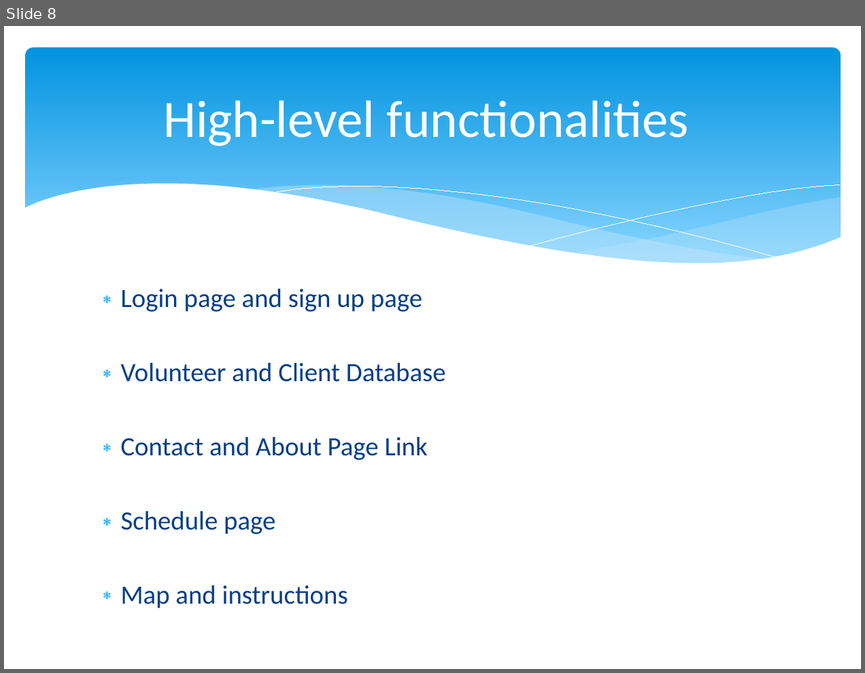
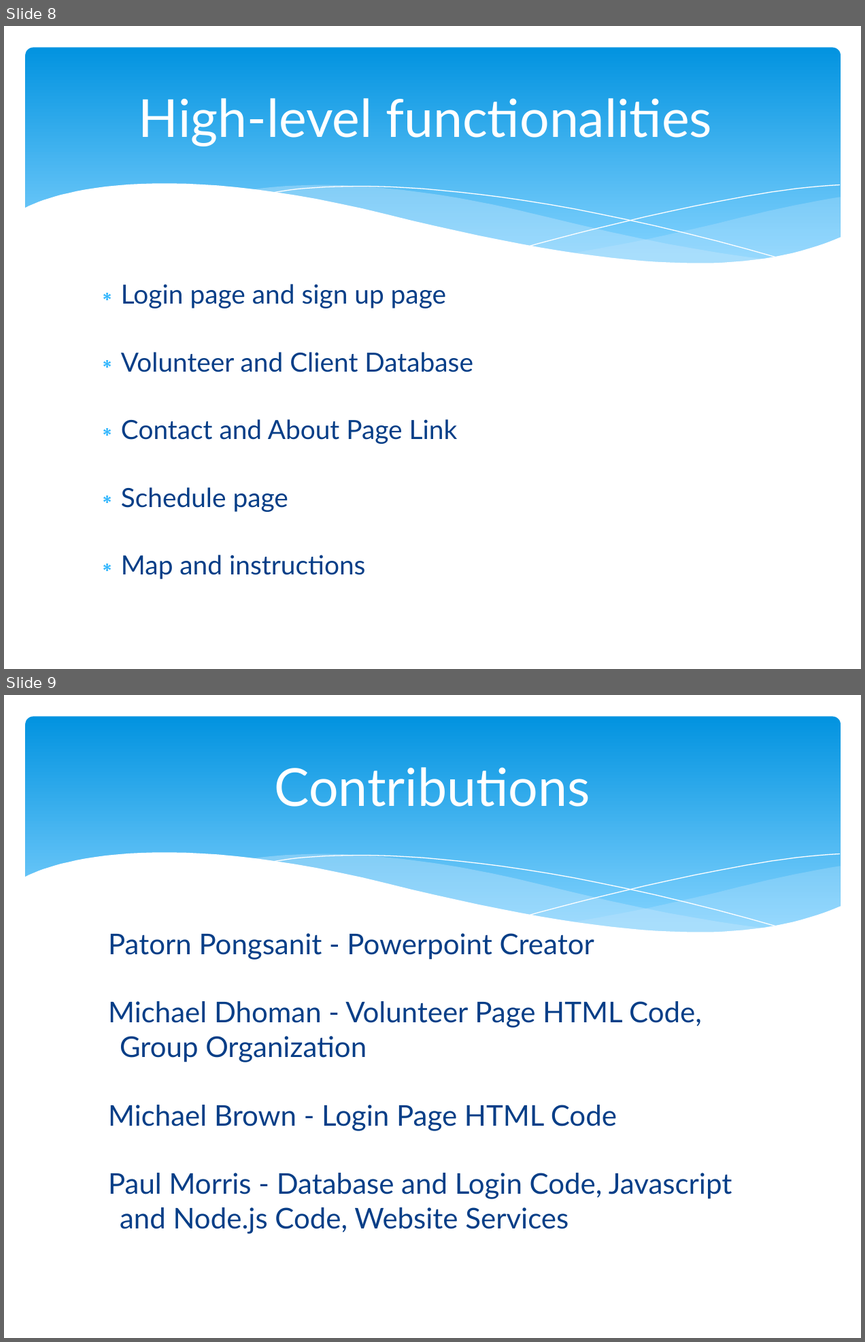
Before and after one commit to mdhomanfau/CEN4010-Project-Group, a slide deck: MealRouter-2.pptx. Shown one above the other, each under a label of ours: slide 8 before the commit, slides 8 and 9 after it. The pictures are 865x673 and 865x1342 pixels, drawn with LibreOffice and Linux fonts; fonts in the diff are those of the drawing. Boxes give left, top, right and bottom in pixels: in the first picture for what was removed or moved away, otherwise in the second. Text is boxed around its words. In the diff, an @@ line names an element or a change of style, - is before the commit and + after.

Commit message:
power point for presentation

```diff
--- a/MealRouter-2.pptx
+++ b/MealRouter-2.pptx
@@ slide 9 added at box(4, 695, 861, 1338), background #FFFFFF; not listed: 6 template elements that a slide beside it also shows @@
@@ title added at box(275, 767, 590, 807), 44 pt, text #FFFFFF @@
+Contributions
@@ text added at box(108, 933, 732, 1234), 24 pt, text #073E87 @@
+Patorn Pongsanit - Powerpoint Creator
+Michael Dhoman - Volunteer Page HTML Code, Group Organization
+Michael Brown - Login Page HTML Code
+Paul Morris - Database and Login Code, Javascript and Node.js Code, Website Services
@@ slide 8 changed as well @@
@@ rounded rectangle at box(26, 48, 840, 279): fill gradient #0293E0 to #83D3FE to gradient #0293E0 to #81D2FE @@
@@ title "High-level functionalities" at box(139, 98, 712, 146): font Calibri to Lato @@
@@ freeform shape at box(269, 186, 781, 259): outline #FFFFFF 0 pt to #FFFFFF 0.75 pt @@
@@ freeform shape at box(529, 184, 839, 246): outline #FFFFFF 0 pt to #FFFFFF 0.75 pt @@
@@ text "Login page and sign up ..." at box(121, 284, 473, 579): font Calibri to Lato; line spacing 1 to 0.9; less space between paragraphs @@
```
Also in this commit, not shown: 7 other slides changed, 1 other slide added.
